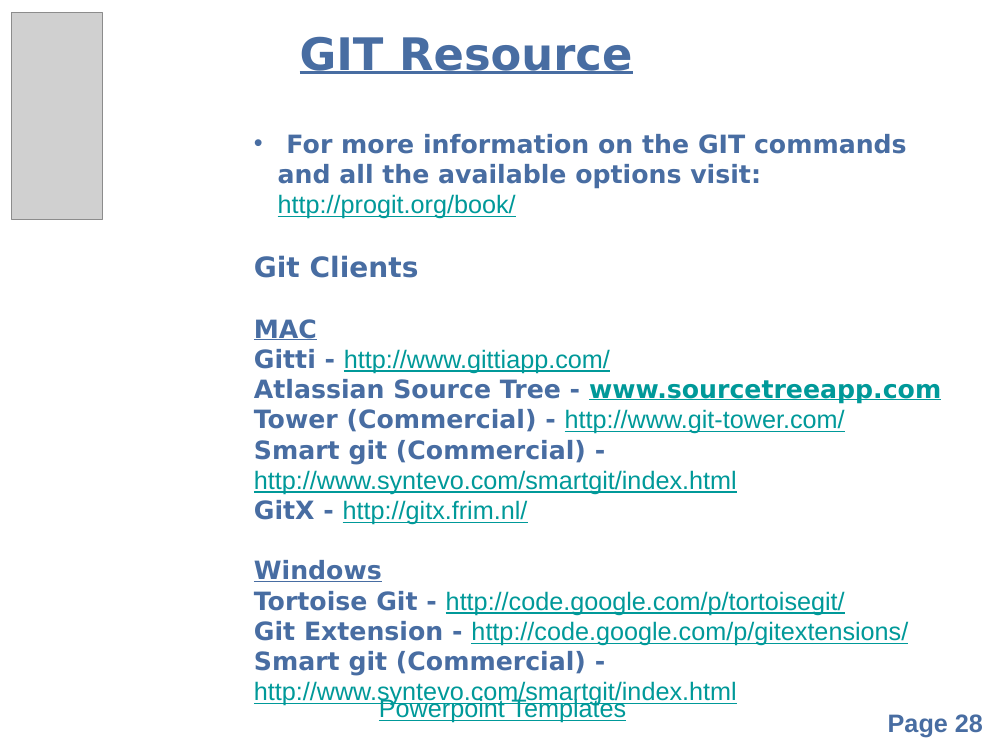
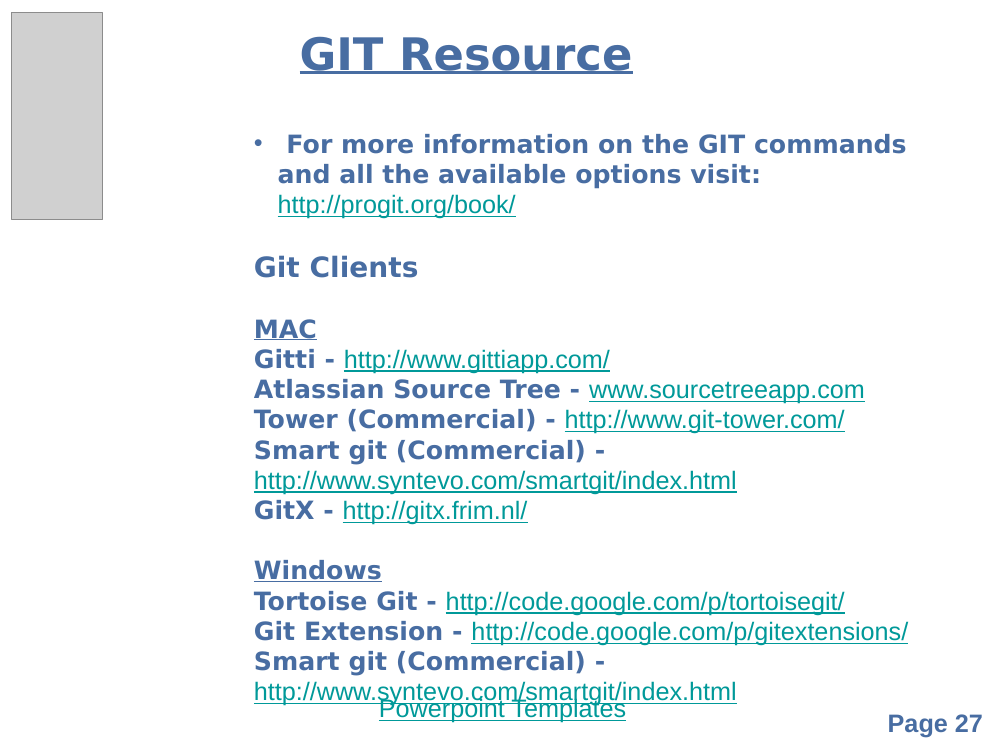
Before and after one commit to balarkrishnan/organizational, a slide deck: slide 27 of GitHub.pptx (slide 28 before the commit). Drawn at 1008x756 pixels with LibreOffice and Linux fonts; fonts in the diff are those of the drawing; grey boxes stand for pictures; background and template pictures are left out. Boxes give left, top, right and bottom in pixels: in the first picture for what was removed or moved away, otherwise in the second. Text is boxed around its words. In the diff, an @@ line names an element or a change of style, - is before the commit and + after.

```diff
--- a/GitHub.pptx
+++ b/GitHub.pptx
@@ text at (x1=254, y1=379, x2=865, y2=404): font DejaVu Sans to Arial, bold off in "www.sourcetreeapp.com" @@
@@ page number at (x1=888, y1=714, x2=983, y2=738): text changed @@
-Page 28
+Page 27
```
Also in this commit, not shown: 3 other slides changed, 1 slide removed.
